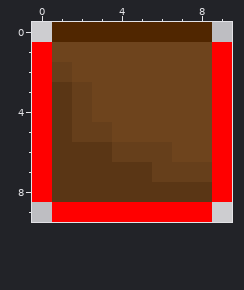
Pixel-art sprite: leblocksingle.png. Above, as it was before the edit.
The file is 10x10 pixels. Colours within 5 levels of each other are drawn and written as one.
The same view after the edit:
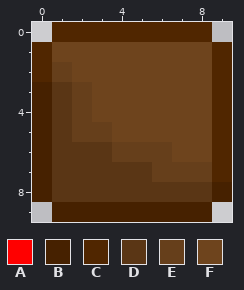
Palette (. is transparent): A #ff0000  B #462100  C #502600  D #5a3615  E #663f1b  F #6e441d
Commit: added cool looking debug modes, and my brother added a bit of shading to the block texture
The exact change:
The author changed colour A to colour B in rows 3 to 7 at x 0; in row 8 at x 0 and 9; in row 9 at x 1 to 8.
The author changed colour A to colour C in rows 1 to 2 at x 0 and 9; in rows 3 to 7 at x 9.
Pixel boxes of the changes (left, top, right, bottom) in both pictures:
changed: (32, 42, 232, 222)
